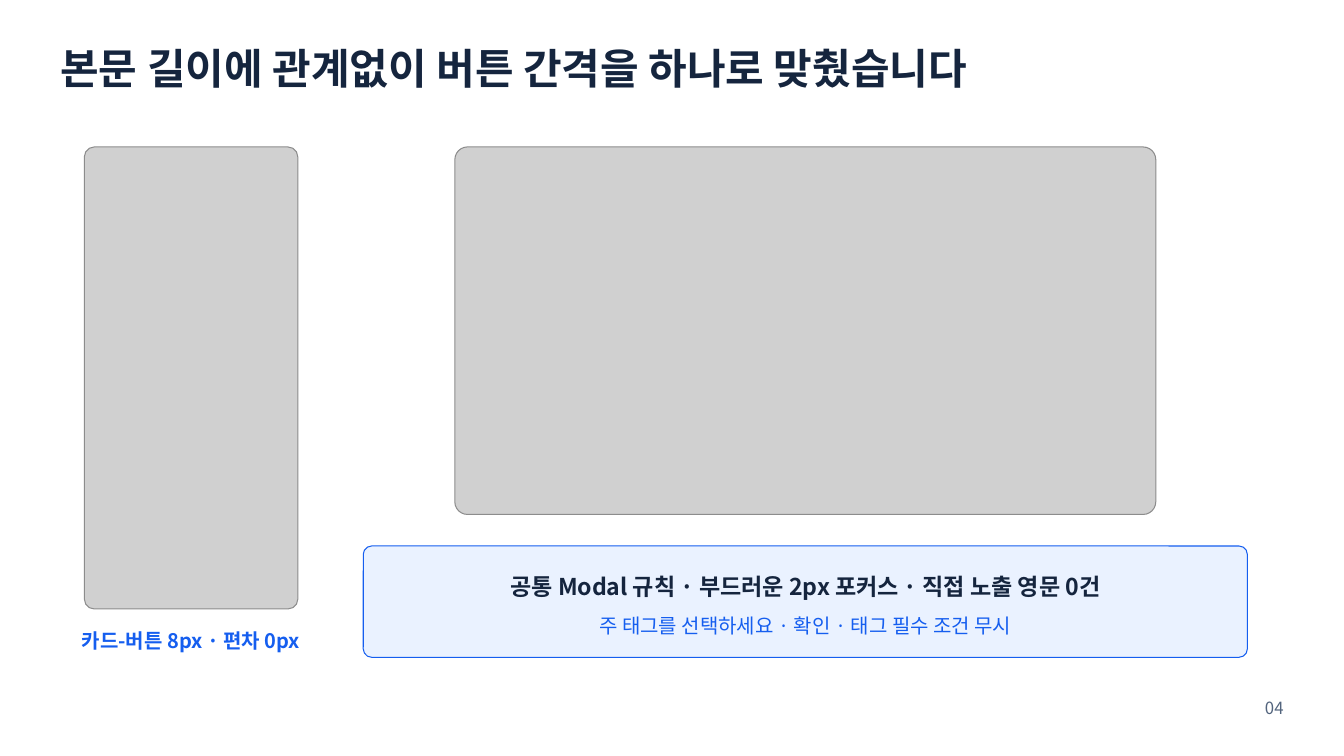
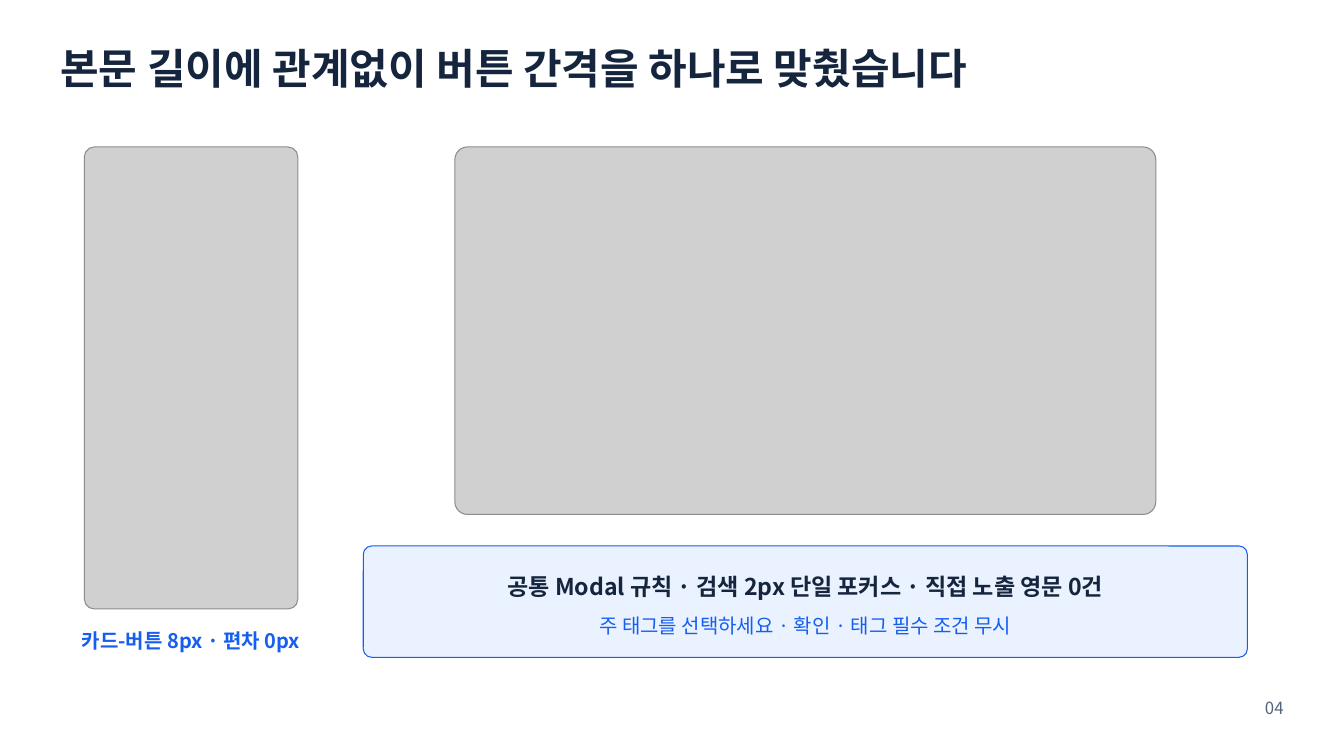
Before and after one commit to ablecloud-team/ablestack-techflow, a slide deck: slide 4 of output/presentation/techflow-community-ui-modernization.pptx. Drawn at 1344x756 pixels with LibreOffice and Linux fonts; fonts in the diff are those of the drawing; grey boxes stand for pictures. Boxes give left, top, right and bottom in pixels: in the first picture for what was removed or moved away, otherwise in the second. Text is boxed around its words. In the diff, an @@ line names an element or a change of style, - is before the commit and + after.

```diff
--- a/output/presentation/techflow-community-ui-modernization.pptx
+++ b/output/presentation/techflow-community-ui-modernization.pptx
@@ text at [508,575,1103,600]: text changed @@
-공통 Modal 규칙 · 부드러운 2px 포커스 · 직접 노출 영문 0건
+공통 Modal 규칙 · 검색 2px 단일 포커스 · 직접 노출 영문 0건
```
Also in this commit, not shown: 4 other slides changed, 1 slide added, 1 slide removed, 13 other files.
